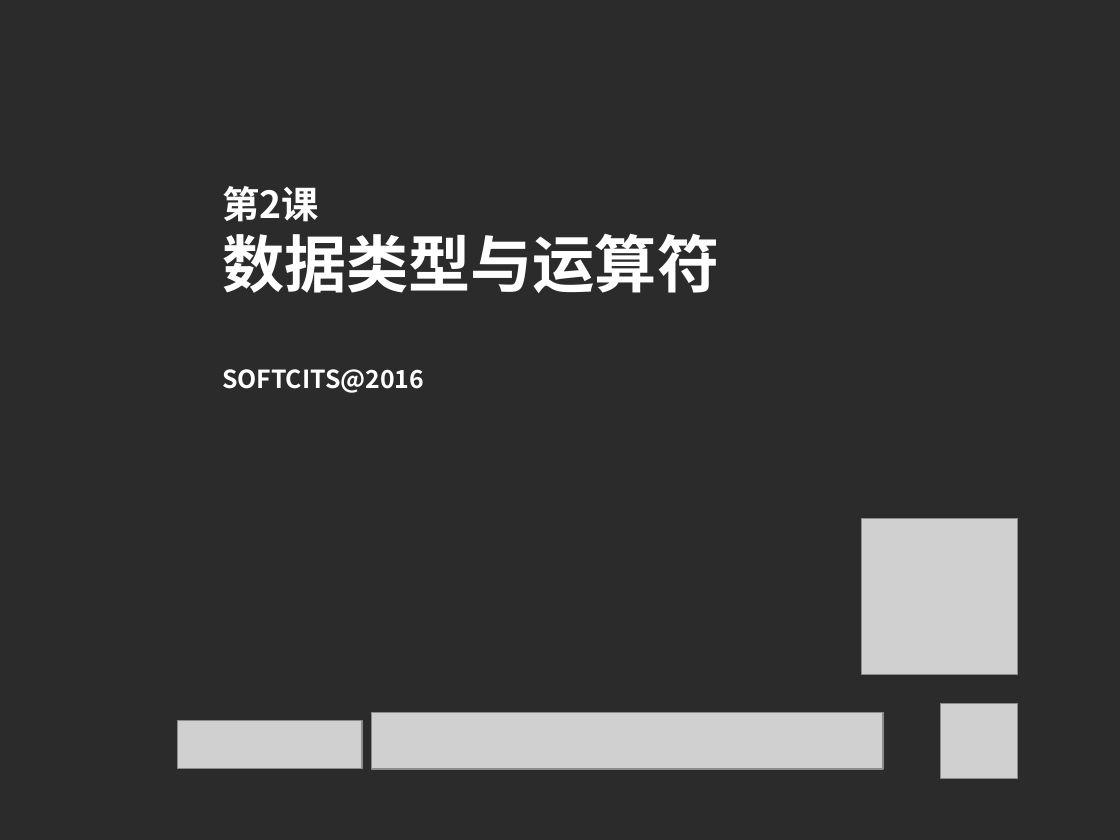
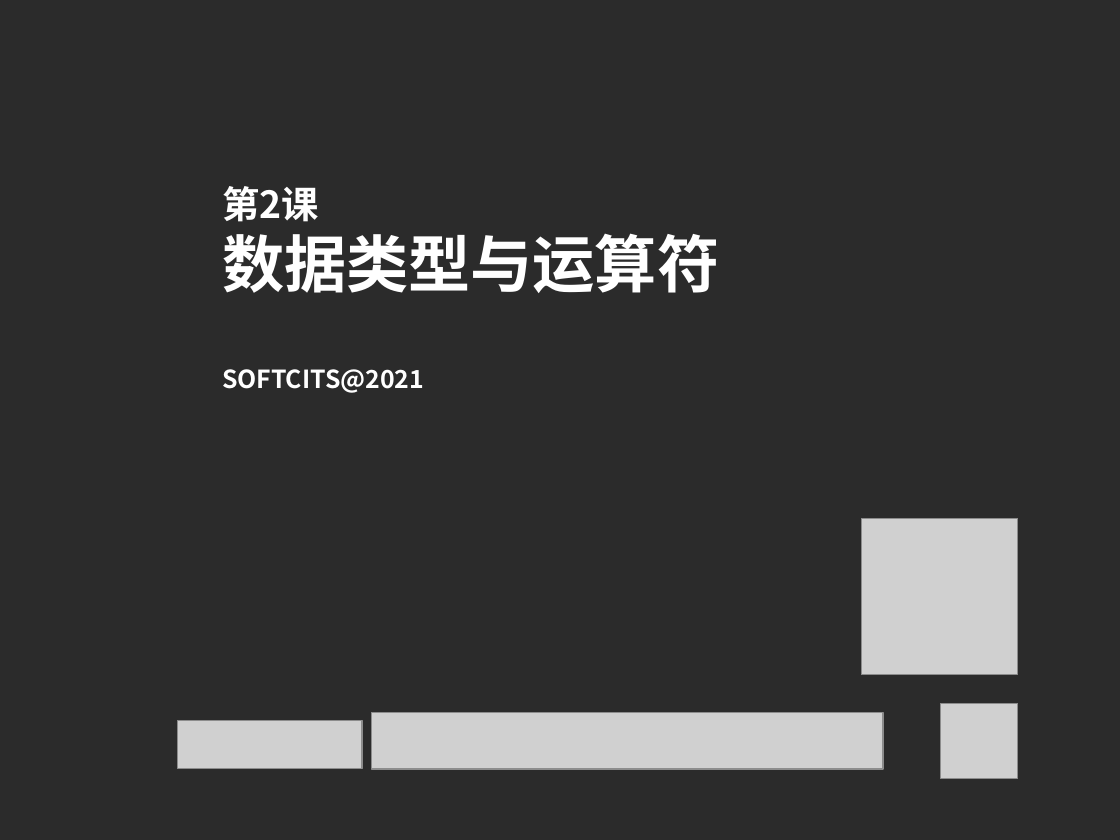
Before and after one commit to juno1985/softcits-training, a slide deck: slide 1 of 初级/第2课/第2课_数据类型与运算符_V0.1.ppt. Drawn at 1120x840 pixels with LibreOffice and Linux fonts; fonts in the diff are those of the drawing; grey boxes stand for pictures; background and template pictures are left out; a plain dark background stands for a picture behind light text. Boxes give left, top, right and bottom in pixels: in the first picture for what was removed or moved away, otherwise in the second. Text is boxed around its words. In the diff, an @@ line names an element or a change of style, - is before the commit and + after.

```diff
--- a/初级/第2课/第2课_数据类型与运算符_V0.1.ppt
+++ b/初级/第2课/第2课_数据类型与运算符_V0.1.ppt
@@ text at [222,369,424,393]: text changed @@
-SOFTCITS@2016
+SOFTCITS@2021
```
Also in this commit, not shown: 6 other files.
